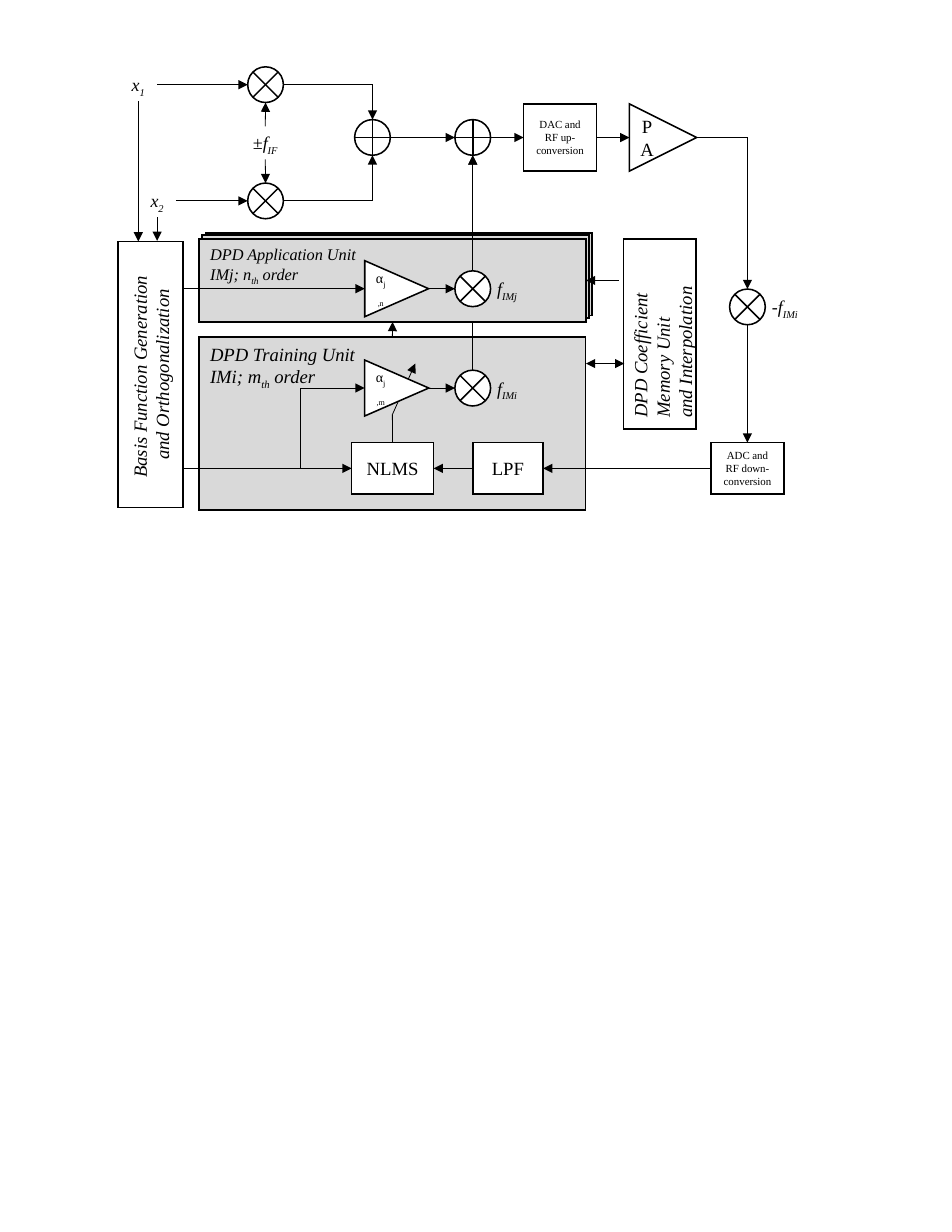
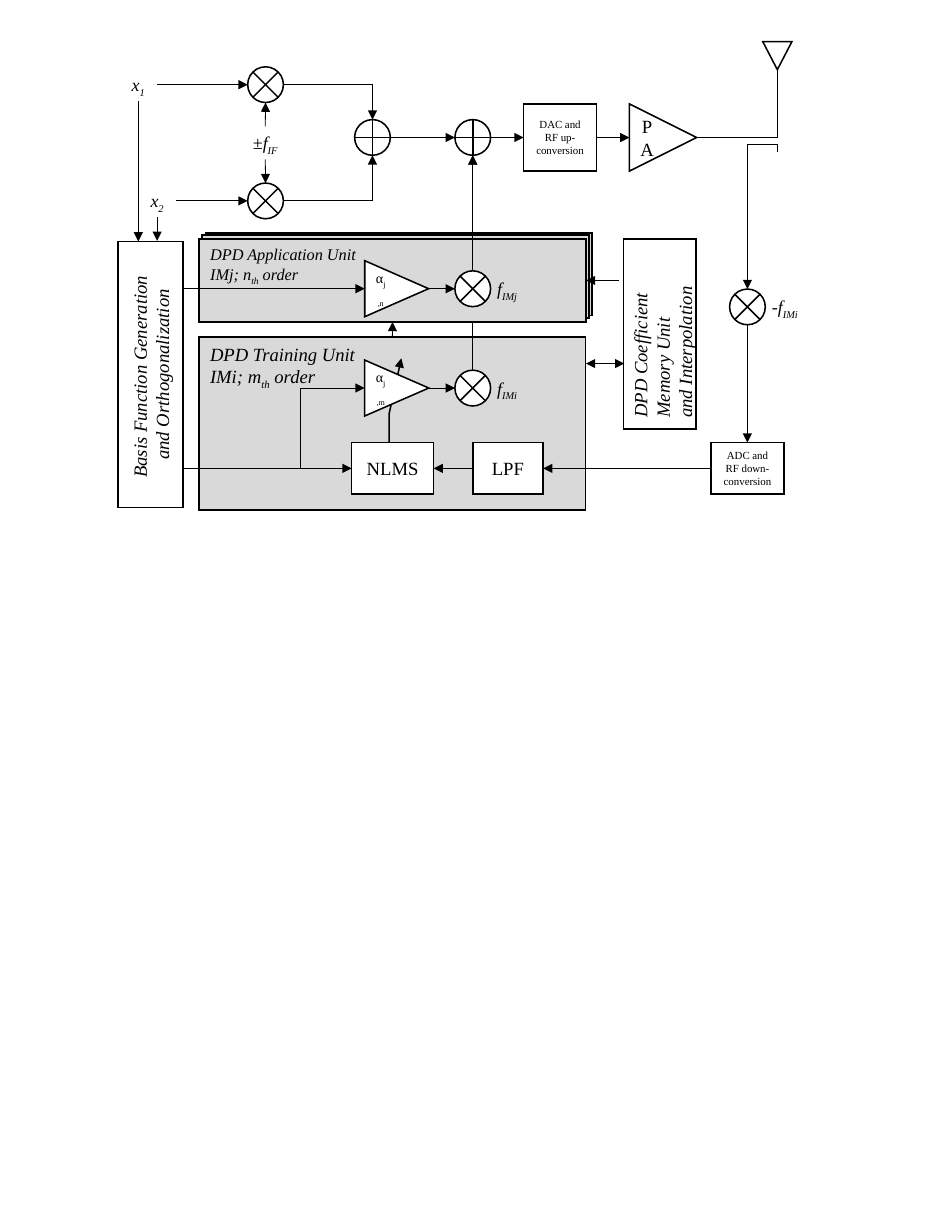
Before and after one commit to ctarver/SiPS, a slide deck: slide 1 of JournalPaper/DPD BLock Diagram SIPS.pptx. Drawn at 952x1232 pixels with LibreOffice and Linux fonts; fonts in the diff are those of the drawing. Boxes give left, top, right and bottom in pixels: in the first picture for what was removed or moved away, otherwise in the second. Text is boxed around its words. In the diff, an @@ line names an element or a change of style, - is before the commit and + after.

```diff
--- a/JournalPaper/DPD BLock Diagram SIPS.pptx
+++ b/JournalPaper/DPD BLock Diagram SIPS.pptx
@@ triangle added at (763, 41, 792, 69), fill #FFFFFF, outline #000000 1 pt @@
@@ elbow line added from (697, 138) to (777, 69), #000000 0.5 pt @@
@@ elbow arrow moved from (697, 138) - (747, 289) to (777, 152) - (747, 289) @@
@@ freeform shape added at (390, 358, 402, 442), outline #000000 1 pt @@
@@ arrow removed from (392, 414) to (416, 364) @@
@@ line removed from (393, 442) to (392, 414) @@
```
Also in this commit, not shown: 1 other file.
